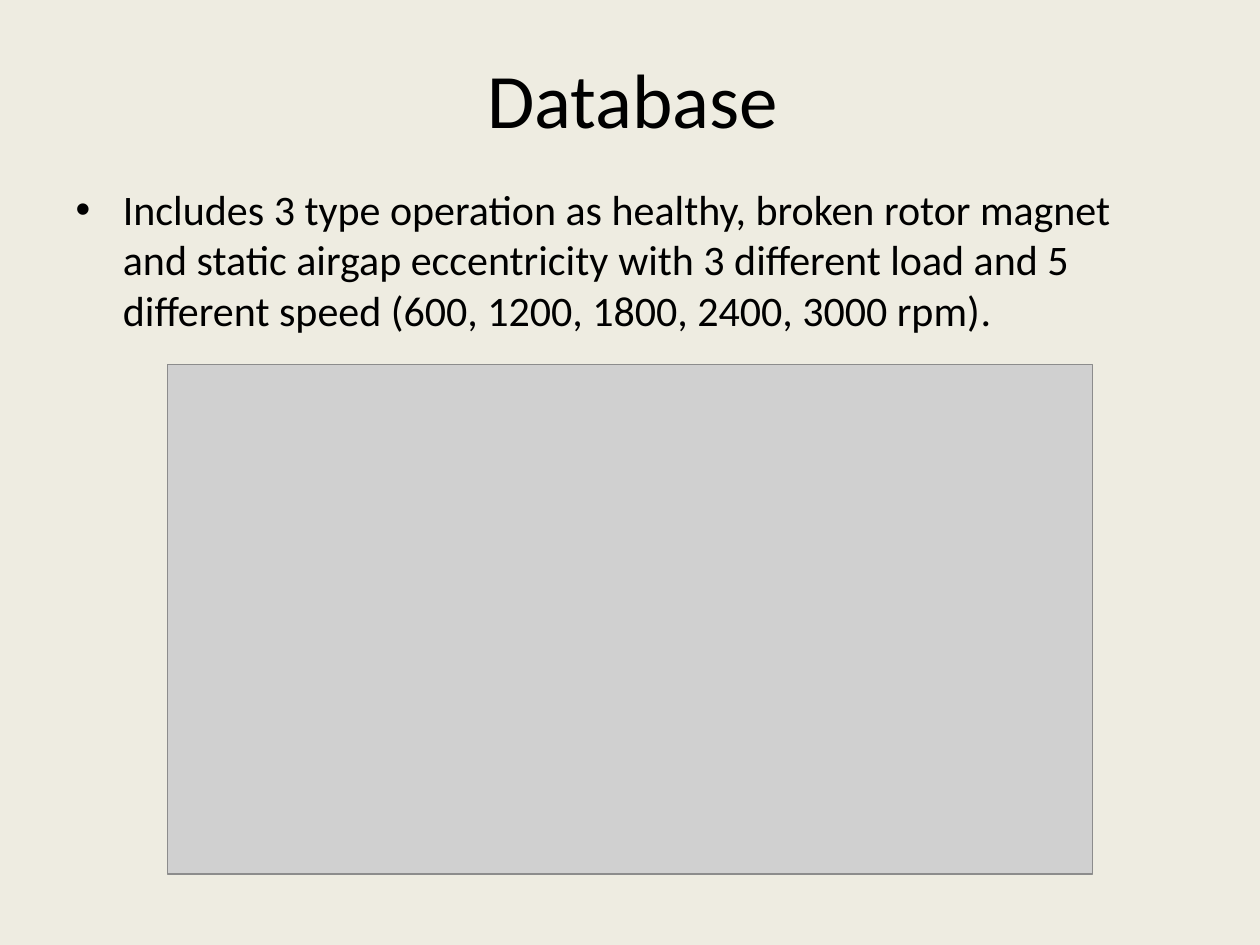
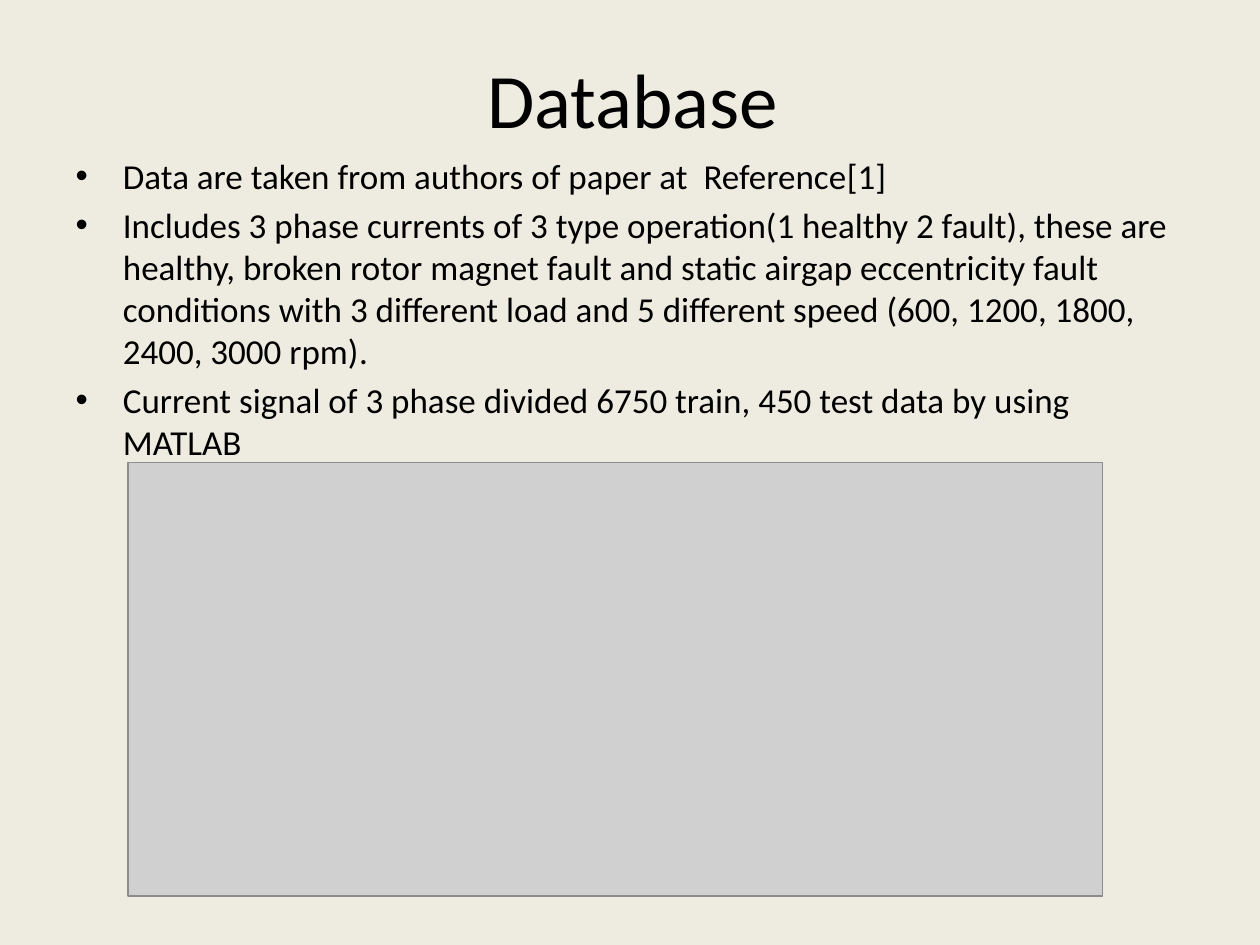
Before and after one commit to gungenibrahim/ee543-neural-network-and-deep-learning, a slide deck: slide 4 of ee543_sunum.pptx (slide 3 before the commit). Drawn at 1260x945 pixels with LibreOffice and Linux fonts; fonts in the diff are those of the drawing; grey boxes stand for pictures. Boxes give left, top, right and bottom in pixels: in the first picture for what was removed or moved away, otherwise in the second. Text is boxed around its words. In the diff, an @@ line names an element or a change of style, - is before the commit and + after.

```diff
--- a/ee543_sunum.pptx
+++ b/ee543_sunum.pptx
@@ text at [123,163,1167,464]: text changed; size 24 to 20 pt @@
-• Includes 3 type operation as healthy, broken rotor magnet and static airgap eccentricity with 3 different load and 5 different speed (600, 1200, 1800, 2400, 3000 rpm).
+• Data are taken from authors of paper at Reference[1]
+• Includes 3 phase currents of 3 type operation(1 healthy 2 fault), these are healthy, broken rotor magnet fault and static airgap eccentricity fault conditions with 3 different load and 5 different speed (600, 1200, 1800, 2400, 3000 rpm).
+• Current signal of 3 phase divided 6750 train, 450 test data by using MATLAB
@@ picture: place and size @@
-picture at [168,364,1092,874]
+picture at [129,462,1102,896]
```
Also in this commit, not shown: 3 other slides changed, 4 slides added, 5 slides removed.
